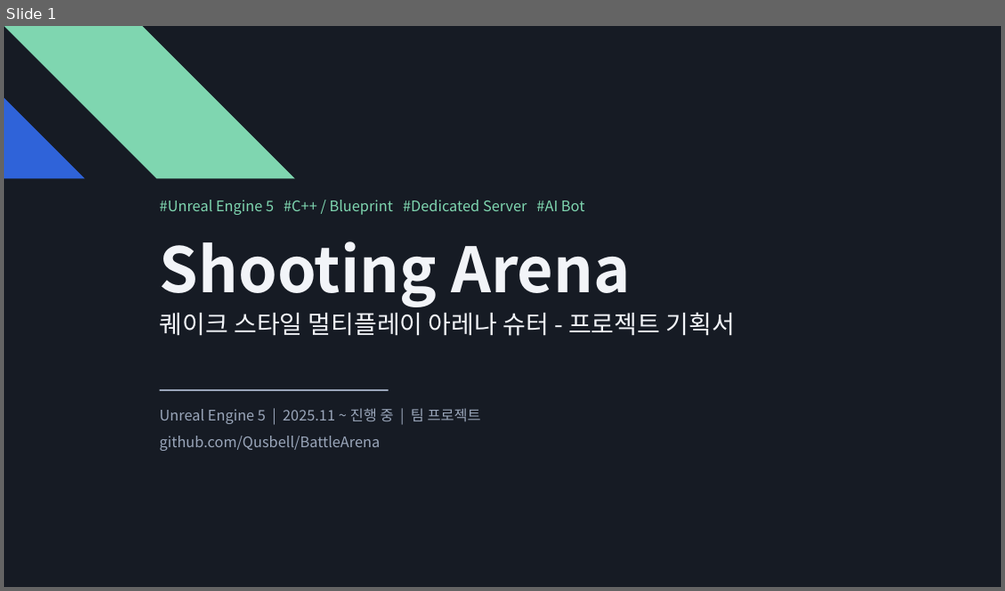
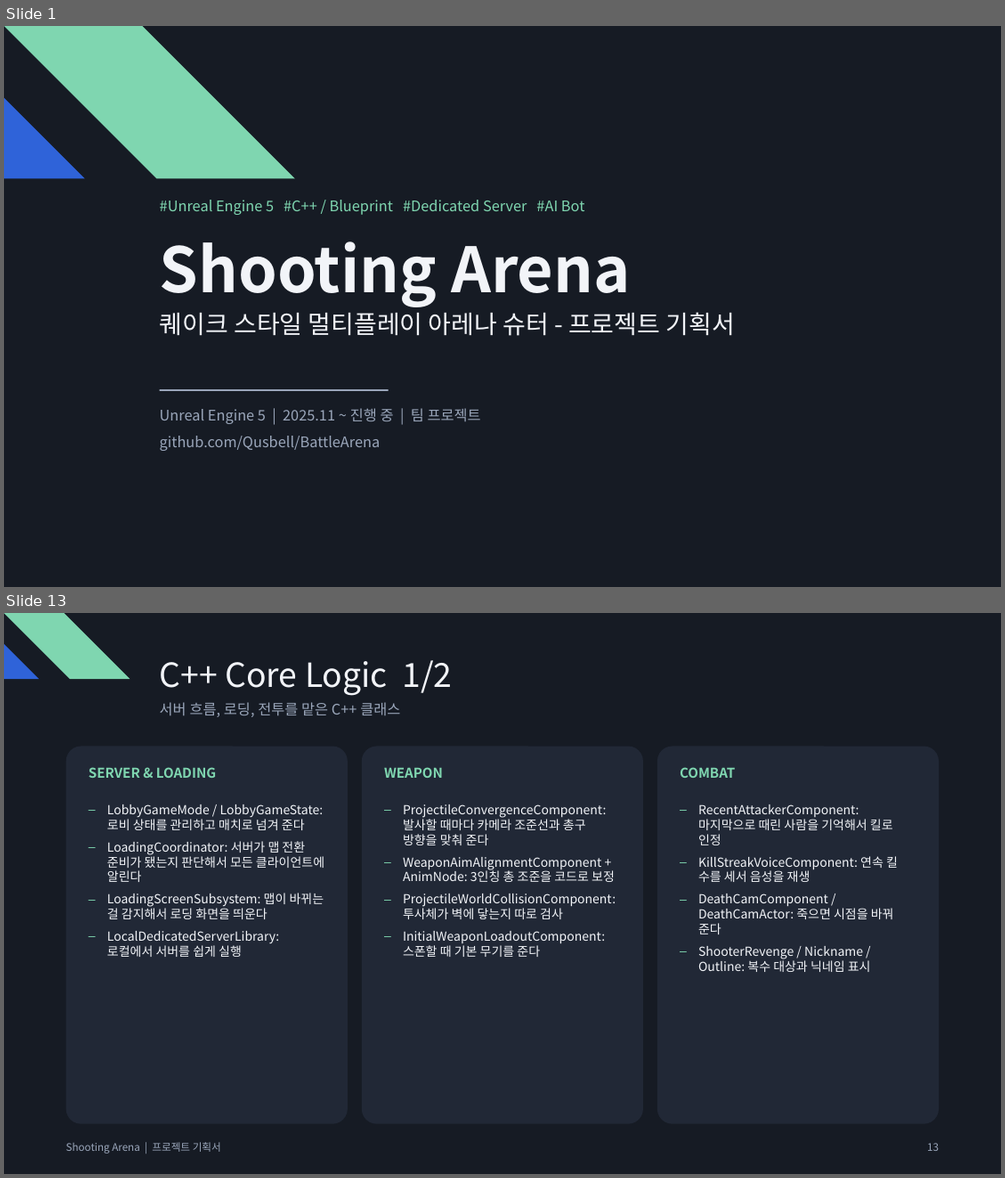
Before and after one commit to Qusbell/BattleArena, a slide deck: Submission/ShootingArena_Project_Plan.pptx. Shown one above the other, each under a label of ours: slide 1 before the commit, slides 1 and 13 after it; the slides between them are not shown. The pictures are 1005x591 and 1005x1178 pixels, drawn with LibreOffice and Linux fonts; fonts in the diff are those of the drawing. Boxes give left, top, right and bottom in pixels: in the first picture for what was removed or moved away, otherwise in the second. Text is boxed around its words. In the diff, an @@ line names an element or a change of style, - is before the commit and + after.

```diff
--- a/Submission/ShootingArena_Project_Plan.pptx
+++ b/Submission/ShootingArena_Project_Plan.pptx
@@ slide 13 added at (4,613,1001,1174), background #161B24 @@
@@ freeform shape added at (4,613,129,679), fill #7FD6B0 @@
@@ freeform shape added at (4,644,39,680), fill #2F63D9 @@
@@ text added at (160,660,453,696), 32 pt, text #F2F4F8 @@
+C++ Core Logic 1/2
@@ text added at (160,702,400,717), 14 pt, text #9AA6BA @@
+서버 흐름, 로딩, 전투를 맡은 C++ 클래스
@@ rounded rectangle added at (66,747,348,1124), fill #212836 @@
@@ text added at (89,767,216,778), 13 pt, text #7FD6B0, bold @@
+SERVER & LOADING
@@ rounded rectangle added at (362,747,643,1124), fill #212836 @@
@@ text added at (384,767,443,778), 13 pt, text #7FD6B0, bold @@
+WEAPON
@@ rounded rectangle added at (657,747,938,1124), fill #212836 @@
@@ text added at (680,767,735,778), 13 pt, text #7FD6B0, bold @@
+COMBAT
@@ text added at (107,804,324,957), 12 pt, text #F2F4F8 @@
+– LobbyGameMode / LobbyGameState: 로비 상태를 관리하고 매치로 넘겨 준다
+– LoadingCoordinator: 서버가 맵 전환 준비가 됐는지 판단해서 모든 클라이언트에 알린다
+– LoadingScreenSubsystem: 맵이 바뀌는 걸 감지해서 로딩 화면을 띄운다
+– LocalDedicatedServerLibrary: 로컬에서 서버를 쉽게 실행
@@ text added at (403,804,615,957), 12 pt, text #F2F4F8 @@
+– ProjectileConvergenceComponent: 발사할 때마다 카메라 조준선과 총구 방향을 맞춰 준다
+– WeaponAimAlignmentComponent + AnimNode: 3인칭 총 조준을 코드로 보정
+– ProjectileWorldCollisionComponent: 투사체가 벽에 닿는지 따로 검사
+– InitialWeaponLoadoutComponent: 스폰할 때 기본 무기를 준다
@@ text added at (698,804,898,972), 12 pt, text #F2F4F8 @@
+– RecentAttackerComponent: 마지막으로 때린 사람을 기억해서 킬로 인정
+– KillStreakVoiceComponent: 연속 킬 수를 세서 음성을 재생
+– DeathCamComponent / DeathCamActor: 죽으면 시점을 바꿔 준다
+– ShooterRevenge / Nickname / Outline: 복수 대상과 닉네임 표시
@@ text added at (66,1142,221,1153), 10 pt, text #9AA6BA @@
+Shooting Arena | 프로젝트 기획서
@@ text added at (927,1143,938,1151), 10 pt, text #9AA6BA @@
+13
```
Also in this commit, not shown: 15 slides changed, 12 other slides added, 3 slides removed.
